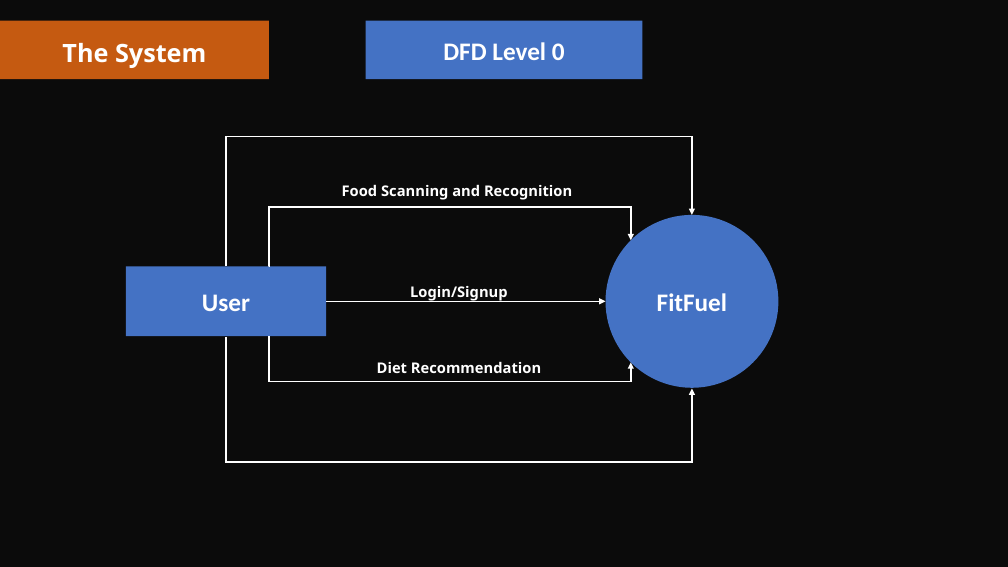
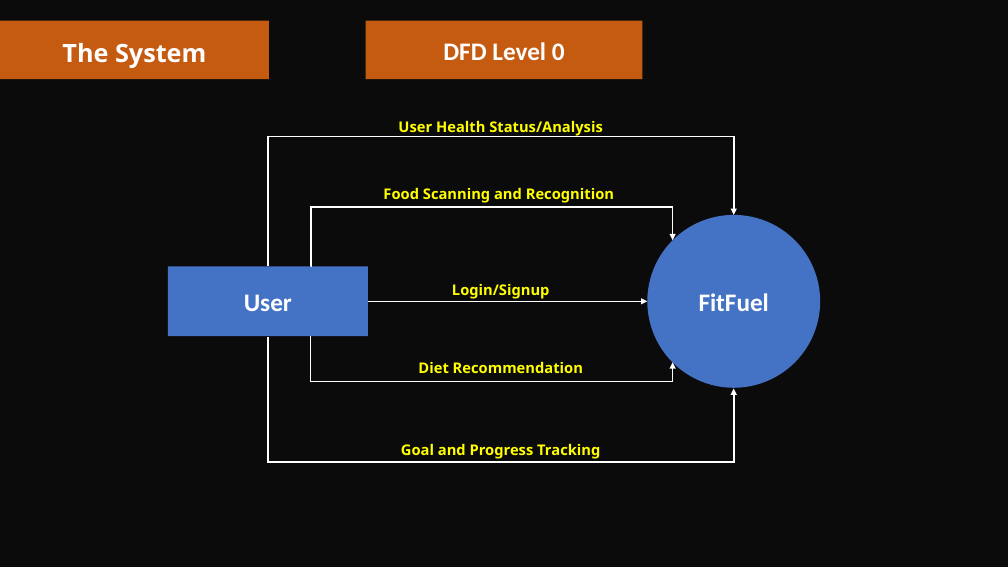
Before and after one commit to vishnuhidesh/FitFuel, a slide deck: slide 7 of Second Review.pptx (slide 6 before the commit). Drawn at 1008x567 pixels with LibreOffice and Linux fonts; fonts in the diff are those of the drawing; background and template pictures are left out; a plain dark background stands for a picture behind light text. Boxes give left, top, right and bottom in pixels: in the first picture for what was removed or moved away, otherwise in the second. Text is boxed around its words. In the diff, an @@ line names an element or a change of style, - is before the commit and + after.

```diff
--- a/Second Review.pptx
+++ b/Second Review.pptx
@@ rectangle at bbox=[366, 20, 643, 79]: fill #4472C4 to #C55A11 @@
@@ text added at bbox=[398, 120, 603, 137], 14 pt, text #FFFF00, bold @@
+User Health Status/Analysis
@@ text colour #FFFFFF to #FFFF00 in 3 elements at bbox=[418, 361, 583, 373], bbox=[452, 284, 550, 299], bbox=[383, 187, 614, 203] @@
@@ text "Food Scanning and Recognition": place and size @@
-text "Food Scanning and Recognition" at bbox=[342, 184, 572, 200]
+text "Food Scanning and Recognition" at bbox=[383, 187, 614, 203]
@@ 4 elbow arrows, 2 texts, 1 ellipse, 1 rectangle, 1 arrow: place and size @@
-4 elbow arrows, 2 texts, 1 ellipse, 1 rectangle, 1 arrow at bbox=[126, 137, 779, 462]
+4 elbow arrows, 2 texts, 1 ellipse, 1 rectangle, 1 arrow at bbox=[168, 137, 820, 462]
@@ text added at bbox=[401, 443, 600, 459], 14 pt, text #FFFF00, bold @@
+Goal and Progress Tracking
```
Also in this commit, not shown: 1 other slide changed, 4 slides added, 3 other files.
